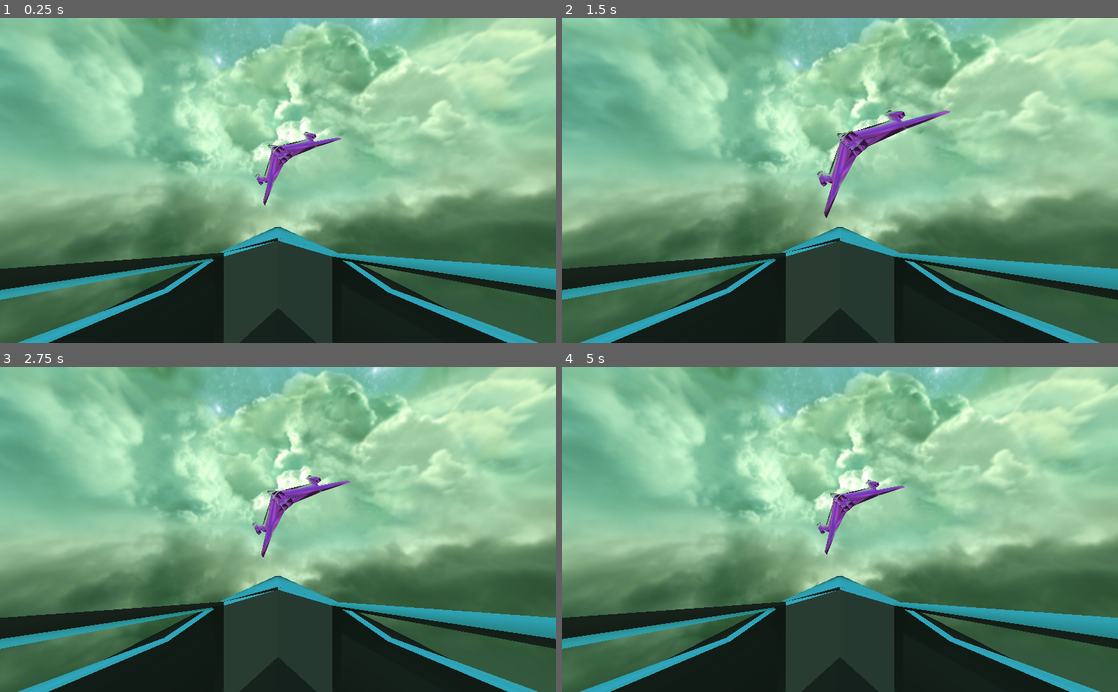
Above: before the commit, frames 1-4 (two rows, left to right).
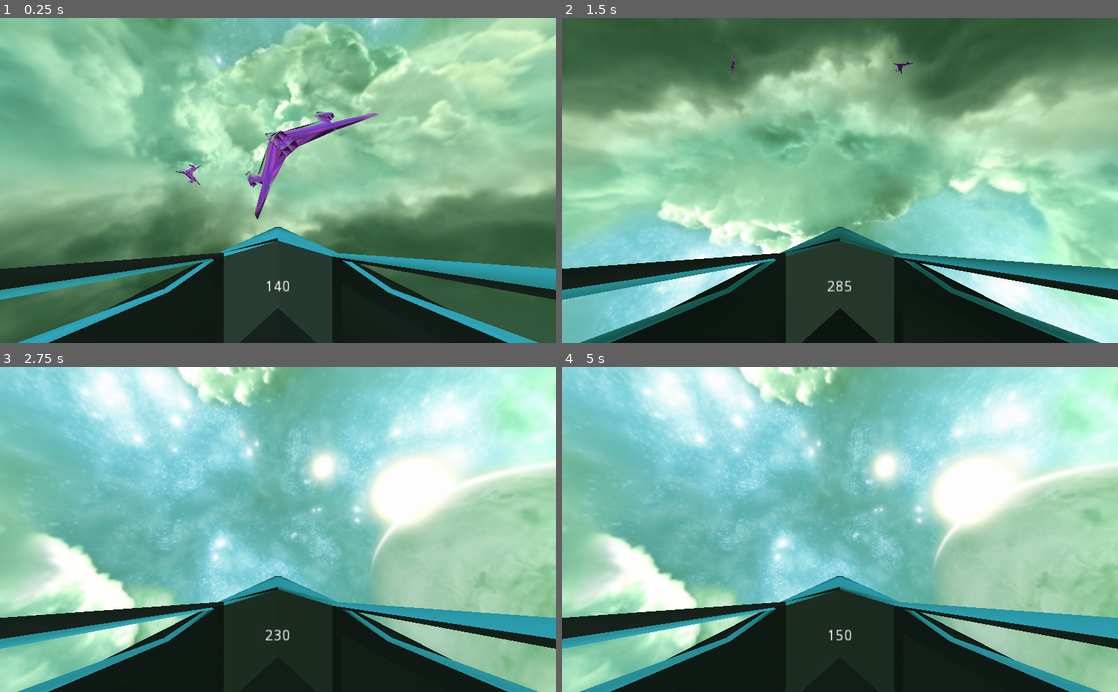
Above: after the commit, the same moments.

Repository: Patriks-Blauzda/Space-Game
Game: Godot game, scene res://Main.tscn
Same seed, same stepped clock (60 frames per second), same inputs: the game is played once before the commit and once after it.
Inputs (mouse positions are in pixels of both pictures, inside the frame that each line leads up to):
- Up to frame 1 (0.25 s): no input
- Up to frame 2 (1.5 s): tap Enter at 0.5 s; move the mouse to (867, 180) at 0.52 s; hold W (throttle) 0.53-1.28 s; hold Up (joystick_up, bound only after the commit) from 0.53 s (still down); move the mouse to (812, 180) at 1.27 s; tap W (throttle) at 1.35 s
- Up to frame 3 (2.75 s): keep holding Up (joystick_up, bound only after the commit); move the mouse to (289, 523) at 2.02 s; hold W (throttle) from 2.03 s (still down); tap R at 2.1 s
- Up to frame 4 (5 s): keep holding Up (joystick_up, bound only after the commit); move the mouse to (834, 536) at 2.77 s; release W (throttle) at 2.78 s; tap W (throttle) at 2.85, 4.55 s; move the mouse to (878, 532) at 3.52 s; hold W (throttle) 3.53-4.28 s; move the mouse to (795, 526) at 4.27 s; tap R at 4.35 s

The runs differ from the first frame. In frame 1, 1.7% of the frame differs, in the area x 31-68%, y 28-85%; in frame 2, 68%; in frame 3, 75%, in the area x 0-100%, y 0-100%; in frame 4, 75%.

Commit message:
remade movement system

Diff:
--- a/Main.tscn
+++ b/Main.tscn
@@ -45,6 +45,9 @@
 
 [node name="StaticBody" type="StaticBody" parent="."]
 transform = Transform( 3.02186, 2.09633, 1.57282, -2.62076, 2.41717, 1.81354, 0, -2.40056, 3.19958, -0.991391, 16.0642, 93.6875 )
+__meta__ = {
+"_edit_group_": true
+}
 
 [node name="Ship" type="MeshInstance" parent="StaticBody"]
 transform = Transform( 1, 1.19167e-08, 5.3641e-08, 0, 1, 0, 0, 0, 1, 0, 0, 0 )
@@ -55,3 +58,51 @@
 [node name="CollisionShape" type="CollisionShape" parent="StaticBody"]
 transform = Transform( 1, 1.19167e-08, -5.96362e-09, 0, 1, 2.98023e-08, 0, 0, 1, 0, 0, 0 )
 shape = SubResource( 5 )
+
+[node name="StaticBody2" type="StaticBody" parent="."]
+transform = Transform( -0.361728, -2.63424, 2.9883, -3.79739, 1.13472, 0.540611, -1.20374, -2.78805, -2.60342, 188.636, 16.0642, 374.027 )
+__meta__ = {
+"_edit_group_": true
+}
+
+[node name="Ship" type="MeshInstance" parent="StaticBody2"]
+transform = Transform( 1, -4.16094e-11, 2.97709e-08, 2.98023e-08, 1, 2.98023e-08, 0, 0, 1, 0, 0, 0 )
+mesh = SubResource( 3 )
+skeleton = NodePath("")
+material/0 = SubResource( 4 )
+
+[node name="CollisionShape" type="CollisionShape" parent="StaticBody2"]
+transform = Transform( 1, -4.16094e-11, -3.14344e-11, 2.98023e-08, 1, 2.98023e-08, 0, 0, 1, 0, 0, 0 )
+shape = SubResource( 5 )
+
+[node name="StaticBody3" type="StaticBody" parent="."]
+transform = Transform( -0.361728, -2.63424, 2.9883, -3.79739, 1.13472, 0.540611, -1.20374, -2.78805, -2.60342, 266.747, -26.5827, -461.697 )
+__meta__ = {
+"_edit_group_": true
+}
+
+[node name="Ship" type="MeshInstance" parent="StaticBody3"]
+transform = Transform( 1, -4.16094e-11, 2.97709e-08, 2.98023e-08, 1, 2.98023e-08, 0, 0, 1, 0, 0, 0 )
+mesh = SubResource( 3 )
+skeleton = NodePath("")
+material/0 = SubResource( 4 )
+
+[node name="CollisionShape" type="CollisionShape" parent="StaticBody3"]
+transform = Transform( 1, -4.16094e-11, -3.14344e-11, 2.98023e-08, 1, 2.98023e-08, 0, 0, 1, 0, 0, 0 )
+shape = SubResource( 5 )
+
+[node name="StaticBody4" type="StaticBody" parent="."]
+transform = Transform( -2.96542, -1.03324, 2.47764, -2.39943, 2.67567, -1.75599, -1.20374, -2.78805, -2.60342, -149.653, -26.5827, -461.697 )
+__meta__ = {
+"_edit_group_": true
+}
+
+[node name="Ship" type="MeshInstance" parent="StaticBody4"]
+transform = Transform( 1, -4.16094e-11, 2.97709e-08, 2.98023e-08, 1, 2.98023e-08, 0, 0, 1, 0, 0, 0 )
+mesh = SubResource( 3 )
+skeleton = NodePath("")
+material/0 = SubResource( 4 )
+
+[node name="CollisionShape" type="CollisionShape" parent="StaticBody4"]
+transform = Transform( 1, -4.16094e-11, -3.14344e-11, 2.98023e-08, 1, 2.98023e-08, 0, 0, 1, 0, 0, 0 )
+shape = SubResource( 5 )
--- a/Spaceship.gd
+++ b/Spaceship.gd
@@ -1,38 +1,53 @@
 extends KinematicBody
 
-var spd = 500
+export var spd = 150
+export var boost = 300
+export var accel = 5
+
+var currentspd = 0
 var vel = Vector3.ZERO
 export var sens = 0.1
 
 
+func motion():
+	var direction = Input.get_vector("joystick_left", "joystick_right", "joystick_up", "joystick_down")
+
+	rotate_object_local(Vector3(direction.y, 0, direction.x), 0.05)
+
+	if Input.is_action_pressed("throttle"):
+		if currentspd < boost:
+			currentspd += accel
+	else:
+		if currentspd < spd:
+			currentspd += accel
+		elif currentspd > spd:
+			currentspd -= accel
+
+	if Input.is_action_pressed("brake"):
+		currentspd -= accel * 2
+
+	currentspd = clamp(currentspd, spd/2, boost)
+
+	vel = transform.basis.z * currentspd
+
+	transform = transform.orthonormalized()
+
 # Called when the node enters the scene tree for the first time.
 func _ready():
-	Input.set_mouse_mode(Input.MOUSE_MODE_CAPTURED)
+#	Input.set_mouse_mode(Input.MOUSE_MODE_CAPTURED)
+	pass
+
 
 func _physics_process(delta):
-	var velocity = Input.get_vector("joystick_left", "joystick_right", "joystick_up", "joystick_down")
-	rotation_degrees.y -= velocity.x
-	rotation_degrees.x += velocity.y
+	$Label.text = str(currentspd)
 
-	if Input.is_action_pressed("throttle"):
-		vel += transform.basis.z
-		if vel.distance_to(translation) > spd * 4:
-			vel -= transform.basis.z
-
-	if Input.is_action_pressed("brake"):
-		vel *= 0.95
+	motion()
 
 	var collisions = move_and_collide(vel * delta)
 
-	if collisions:
-		vel *= 0.65
 
 
 func _input(event):
-	if event is InputEventMouseMotion:
-
-		rotation_degrees += Vector3(event.relative.y * sens, -event.relative.x * sens, 0)
-
 	if event is InputEventKey:
 		if event.scancode == KEY_ESCAPE && !event.echo && event.pressed:
 			if Input.get_mouse_mode() == 2:
--- a/Spaceship.tscn
+++ b/Spaceship.tscn
@@ -42,3 +42,17 @@
 [node name="CollisionShape" type="CollisionShape" parent="."]
 transform = Transform( 1, 0, 0, 0, 1, 0, 0, 0, 1, 0, -0.75, 0 )
 shape = SubResource( 3 )
+
+[node name="Label" type="Label" parent="."]
+anchor_left = 0.5
+anchor_top = 1.0
+anchor_right = 0.5
+anchor_bottom = 1.0
+margin_left = -179.0
+margin_top = -139.0
+margin_bottom = -102.0
+rect_scale = Vector2( 2, 2 )
+text = "gaming"
+align = 1
+valign = 1
+autowrap = true
--- a/project.godot
+++ b/project.godot
@@ -19,28 +19,31 @@
 joystick_left={
 "deadzone": 0.5,
 "events": [ Object(InputEventJoypadMotion,"resource_local_to_scene":false,"resource_name":"","device":0,"axis":0,"axis_value":-1.0,"script":null)
+, Object(InputEventKey,"resource_local_to_scene":false,"resource_name":"","device":0,"alt":false,"shift":false,"control":false,"meta":false,"command":false,"pressed":false,"scancode":16777231,"physical_scancode":0,"unicode":0,"echo":false,"script":null)
  ]
 }
 joystick_right={
 "deadzone": 0.5,
 "events": [ Object(InputEventJoypadMotion,"resource_local_to_scene":false,"resource_name":"","device":0,"axis":0,"axis_value":1.0,"script":null)
+, Object(InputEventKey,"resource_local_to_scene":false,"resource_name":"","device":0,"alt":false,"shift":false,"control":false,"meta":false,"command":false,"pressed":false,"scancode":16777233,"physical_scancode":0,"unicode":0,"echo":false,"script":null)
  ]
 }
 joystick_up={
 "deadzone": 0.5,
 "events": [ Object(InputEventJoypadMotion,"resource_local_to_scene":false,"resource_name":"","device":0,"axis":1,"axis_value":-1.0,"script":null)
+, Object(InputEventKey,"resource_local_to_scene":false,"resource_name":"","device":0,"alt":false,"shift":false,"control":false,"meta":false,"command":false,"pressed":false,"scancode":16777232,"physical_scancode":0,"unicode":0,"echo":false,"script":null)
  ]
 }
 joystick_down={
 "deadzone": 0.5,
 "events": [ Object(InputEventJoypadMotion,"resource_local_to_scene":false,"resource_name":"","device":0,"axis":1,"axis_value":1.0,"script":null)
+, Object(InputEventKey,"resource_local_to_scene":false,"resource_name":"","device":0,"alt":false,"shift":false,"control":false,"meta":false,"command":false,"pressed":false,"scancode":16777234,"physical_scancode":0,"unicode":0,"echo":false,"script":null)
  ]
 }
 throttle={
 "deadzone": 0.5,
 "events": [ Object(InputEventJoypadButton,"resource_local_to_scene":false,"resource_name":"","device":0,"button_index":7,"pressure":0.0,"pressed":false,"script":null)
 , Object(InputEventKey,"resource_local_to_scene":false,"resource_name":"","device":0,"alt":false,"shift":false,"control":false,"meta":false,"command":false,"pressed":false,"scancode":87,"physical_scancode":0,"unicode":0,"echo":false,"script":null)
-, Object(InputEventKey,"resource_local_to_scene":false,"resource_name":"","device":0,"alt":false,"shift":false,"control":false,"meta":false,"command":false,"pressed":false,"scancode":16777232,"physical_scancode":0,"unicode":0,"echo":false,"script":null)
 , Object(InputEventKey,"resource_local_to_scene":false,"resource_name":"","device":0,"alt":false,"shift":false,"control":false,"meta":false,"command":false,"pressed":false,"scancode":16777237,"physical_scancode":0,"unicode":0,"echo":false,"script":null)
  ]
 }
@@ -48,7 +51,6 @@
 "deadzone": 0.5,
 "events": [ Object(InputEventJoypadButton,"resource_local_to_scene":false,"resource_name":"","device":0,"button_index":6,"pressure":0.0,"pressed":false,"script":null)
 , Object(InputEventKey,"resource_local_to_scene":false,"resource_name":"","device":0,"alt":false,"shift":false,"control":false,"meta":false,"command":false,"pressed":false,"scancode":83,"physical_scancode":0,"unicode":0,"echo":false,"script":null)
-, Object(InputEventKey,"resource_local_to_scene":false,"resource_name":"","device":0,"alt":false,"shift":false,"control":false,"meta":false,"command":false,"pressed":false,"scancode":16777234,"physical_scancode":0,"unicode":0,"echo":false,"script":null)
 , Object(InputEventKey,"resource_local_to_scene":false,"resource_name":"","device":0,"alt":false,"shift":false,"control":false,"meta":false,"command":false,"pressed":false,"scancode":16777238,"physical_scancode":0,"unicode":0,"echo":false,"script":null)
  ]
 }
